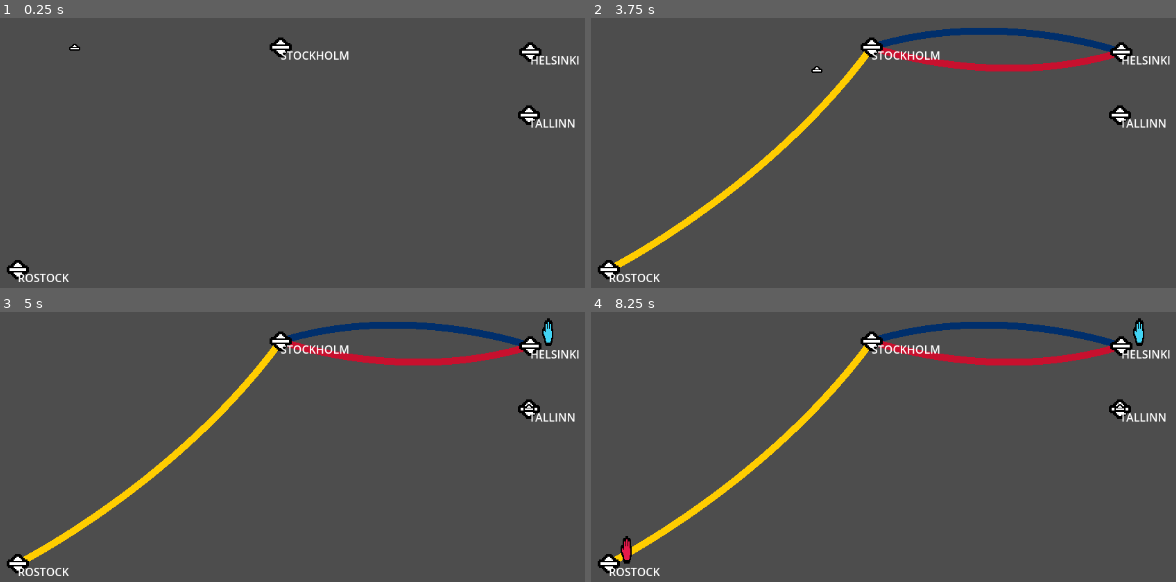
Above: before the commit, frames 1-4 (two rows, left to right).
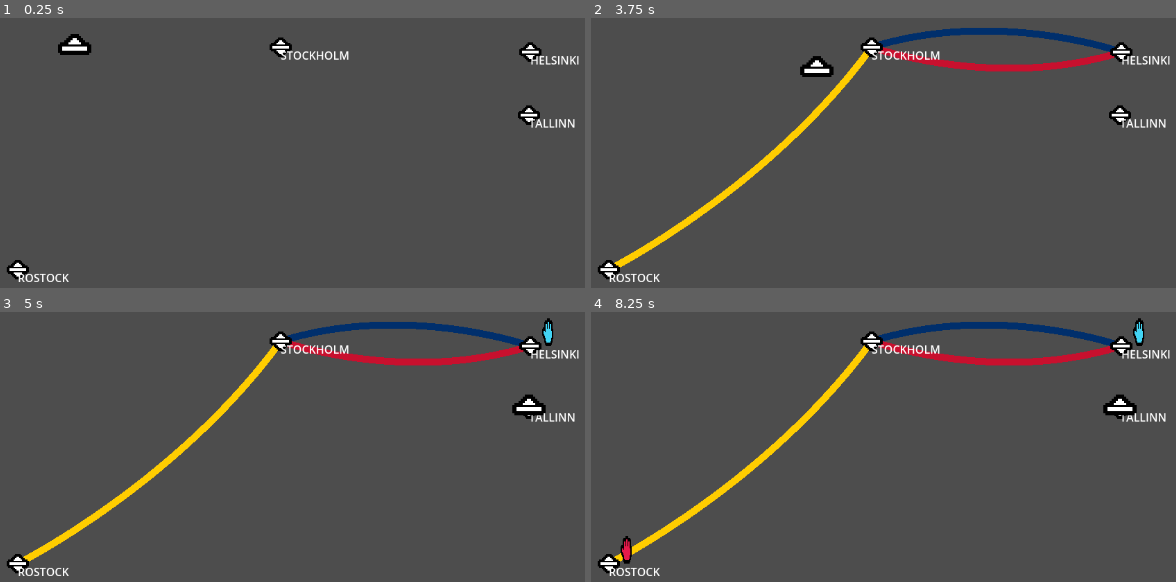
Above: after the commit, the same moments.

Repository: Levartar/mini-ferries
Game: Godot game, scene res://src/levels/test_ports.tscn
Two runs of this game, one before a commit and one after it. Both use one fixed random seed, a clock stepped at 60 frames per second and the inputs below. This scene is started directly instead of the project's main scene.
Inputs (mouse positions are in pixels of both pictures, inside the frame that each line leads up to):
- Up to frame 1 (0.25 s): no input
- Up to frame 2 (3.75 s): tap Enter at 0.5, 2, 3.5 s; drag from (1123, 53) to (871, 47) at 0.52 s; tap Space at 1.25, 2.75 s; drag from (871, 47) to (1123, 53) at 1.27 s; move the mouse to (1117, 115) at 2.02 s; click (1117, 115) at 2.17 s; drag from (608, 269) to (871, 47) at 2.77 s; drag from (667, 47) to (1117, 115) at 3.52 s
- Up to frame 3 (5 s): drag from (70, 344) to (526, 409) at 4.27 s
- Up to frame 4 (8.25 s): tap Space at 5 s; move the mouse to (942, 409) at 5.02 s; click (942, 409) at 5.17 s; drag from (outside the picture) to (1117, 409) at 5.77 s; move the mouse to (1076, 387) at 6.52 s; click (1076, 387) at 6.67 s; drag from (743, 433) to (1117, 409) at 7.27 s; move the mouse to (outside the picture) at 8.02 s; click (outside the picture) at 8.17 s

The runs differ from the first frame. In frame 1, 0.3% of the frame differs, in the area x 9-16%, y 5-14%; in frame 2, 0.3%; in frame 3, 0.3%; in frame 4, 0.3%.

Commit message:
remove redundant game manager var

Diff:
--- a/src/entities/ferry/Ferry.tscn
+++ b/src/entities/ferry/Ferry.tscn
@@ -4,12 +4,14 @@
 [ext_resource type="Texture2D" uid="uid://b72elpekelblt" path="res://assets/sprites/icons/tile_0205.png" id="2_74amc"]
 
 [sub_resource type="RectangleShape2D" id="RectangleShape2D_74amc"]
+size = Vector2(60, 60)
 
 [node name="Ferry" type="Area2D" unique_id=1559693109]
 z_index = 10
 script = ExtResource("1_ixylv")
 
 [node name="ShipSprite" type="Sprite2D" parent="." unique_id=1258137469]
+scale = Vector2(3, 3)
 texture = ExtResource("2_74amc")
 
 [node name="CollisionShape2D" type="CollisionShape2D" parent="." unique_id=1323680985]
--- a/src/scripts/game_manager.gd
+++ b/src/scripts/game_manager.gd
@@ -1,7 +1,6 @@
 extends Node
 
-var active_cities: Array = []
-var ports_in_play: Dictionary = {} # Key: CityName, Value: PortNode
+var ports_in_play: Dictionary = {} # Key: CityName (enum), Value: PortNode
 
 # Timing
 var day_timer: Timer
@@ -19,14 +18,13 @@
 	spawn_timer.start()
 
 func _generate_global_passenger():
-	print("generate passenger", active_cities)
-	active_cities = ports_in_play.keys()
-	if active_cities.size() < 2: return
+	print("generate passenger", ports_in_play.keys())
+	if ports_in_play.size() < 2: return
 
 	# 1. Pick a random starting city
-	var start_city = active_cities.pick_random()
+	var start_city = ports_in_play.keys().pick_random()
 	# 2. Pick a destination (not the same as start)
-	var possible_destinations = active_cities.duplicate()
+	var possible_destinations = ports_in_play.keys().duplicate()
 	possible_destinations.erase(start_city)
 	var dest_city = possible_destinations.pick_random()
 
